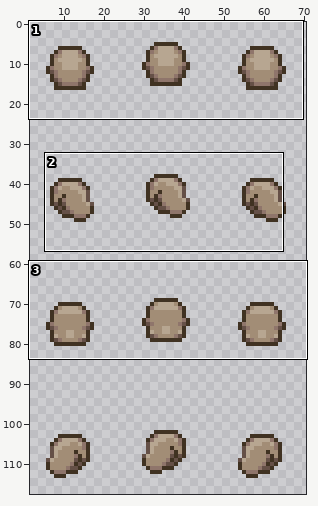
Two versions of one sprite sheet, collection/cabbit-custom/sprite/base/parts/head/PNG/24x32/head-heavy-dark_ash.png. The first picture is a wide view before the edit; the outline marks the close-up.
Close-up. The starting point:
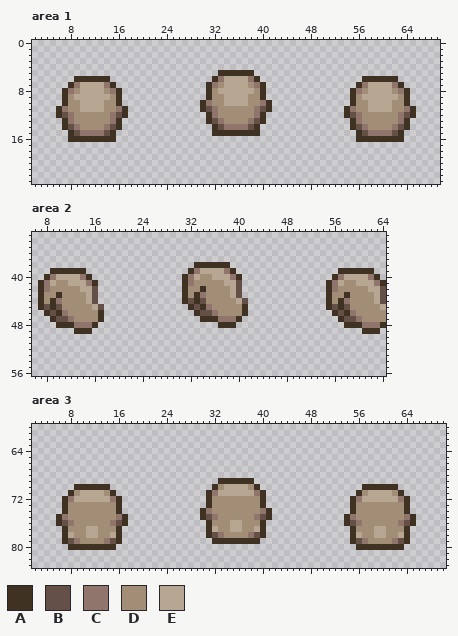
The file is 72x128 pixels. Shown: area 1: x 2..69, y 0..23; area 2: x 6..64, y 33..56; area 3: x 2..70, y 60..83. The wide view leaves out empty margins. The commit also changed other parts of the picture, which this record leaves out.
Palette (. is transparent): A #403222  B #655047  C #8f756b  D #a28d76  E #b7a691
Pixels before, area 1, first column x 6:
 5 ...........................AAAAAA...........................
 6 ...AAAAAA.................ACEEEECA.................AAAAAA...
 7 ..ACEEEECA...............ACDEEEEDCA...............ACEEEECA..
 8 .ACDEEEEDCA..............ADEEEEEEDA..............ACDEEEEDCA.
 9 .ADEEEEEEDA..............ADDEEEEDDA..............ADEEEEEEDA.
10 .ADDEEEEDDA.............ACDDEEEEDDCA.............ADDEEEEDDA.
11 ACDDEEEEDDCA............ABCDDDDDDCBA............ACDDEEEEDDCA
12 ABCDDDDDDCBA.............ACDDDDDDCA.............ABCDDDDDDCBA
13 .ACDDDDDDCA..............ABCDDDDCBA..............ACDDDDDDCA.
14 .ABCDDDDCBA...............ABCCCCBA...............ABCDDDDCBA.
15 ..ABCCCCBA................AAAAAAAA................ABCCCCBA..
16 ..AAAAAAAA........................................AAAAAAAA..
Pixels before, area 2, first column x 7:
38 ..........................AAAAAA..........................
39 ..AAAAAA.................ACEEEECA.................AAAAAA..
40 .ACEEEECA...............ACEDDEEECA...............ACEEEECA.
41 ACEDDEEECA..............ACDDDDDEEB..............ACEDDEEECA
42 ACDDDDDEEB..............ADDADDDDEB..............ACDDDDDEEB
43 ADDADDDDEB..............ADACDDDDEB..............ADDADDDDEB
44 ADACDDDDEB..............ABABDDDDDEB.............ADACDDDDEB
45 ABABDDDDDEB..............ABACDDDDDA.............ABABDDDDDE
46 .ABACDDDDDA...............ABBCDDDDA..............ABACDDDDD
47 ..ABBCDDDDA................AAACCCA................ABBCDDDD
48 ...AAACCCA....................AAA..................AAACCCA
49 ......AAA.............................................AAA.
Pixels before, area 3, first column x 6:
69 ...........................AAAAAA...........................
70 ...AAAAAA.................ADEEEEDA.................AAAAAA...
71 ..ADEEEEDA...............ACEEEEEECA...............ADEEEEDA..
72 .ACEEEEEECA..............ADDDDDDDDA..............ACEEEEEECA.
73 .ADDDDDDDDA..............ADDDDDDDDA..............ADDDDDDDDA.
74 .ADDDDDDDDA.............ACDDDDDDDDCA.............ADDDDDDDDA.
75 ACDDDDDDDDCA............ABCDDDDDDCBA............ACDDDDDDDDCA
76 ABCDDDDDDCBA.............ADDDEEDDDA.............ABCDDDDDDCBA
77 .ADDDEEDDDA..............AEDDEEDDEA..............ADDDEEDDDA.
78 .AEDDEEDDEA..............ABCDDDDCBA..............AEDDEEDDEA.
79 .ABCDDDDCBA...............AAAAAAAA...............ABCDDDDCBA.
80 ..AAAAAAAA........................................AAAAAAAA..
Now the later version:
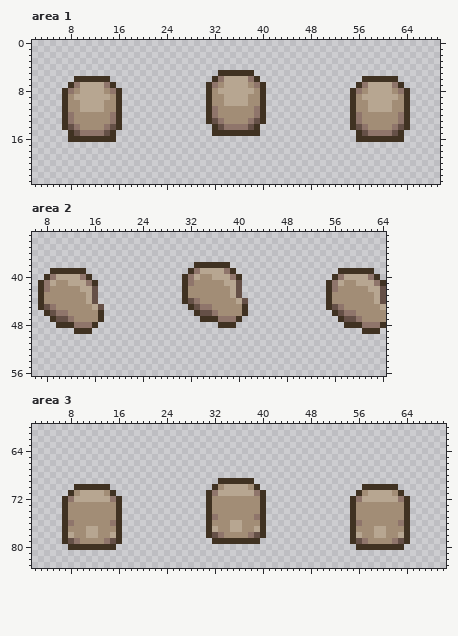
Diff:
Area 1:
The author changed colour B to colour A in row 11 at x 31 and 40; in row 12 at x 7, 16, 55 and 64.
The author changed colour C to colour A in row 10 at x 31 and 40; in row 11 at x 7, 16, 55 and 64.
The author cleared colour A in row 10 at x 30 and 41; in row 11 at x 6, 17, 30, 41, 54 and 65; in row 12 at x 6, 17, 54 and 65.
Area 2:
The author changed colour A to colour C in row 44 at x 33; in row 45 at x 9, 34 and 57; in row 46 at x 10 and 58.
The author changed colour A to colour D in row 42 at x 34; in row 43 at x 10, 33 and 58; in row 44 at x 9 and 57.
The author changed colour B to colour D in row 44 at x 34; in row 45 at x 10 and 58.
The author changed colour C to colour D in row 43 at x 34; in row 44 at x 10 and 58.
Area 3:
The author changed colour B to colour A in row 75 at x 31 and 40; in row 76 at x 7, 16, 55 and 64.
The author changed colour C to colour A in row 74 at x 31 and 40; in row 75 at x 7, 16, 55 and 64.
The author cleared colour A in row 74 at x 30 and 41; in row 75 at x 6, 17, 30, 41, 54 and 65; in row 76 at x 6, 17, 54 and 65.
